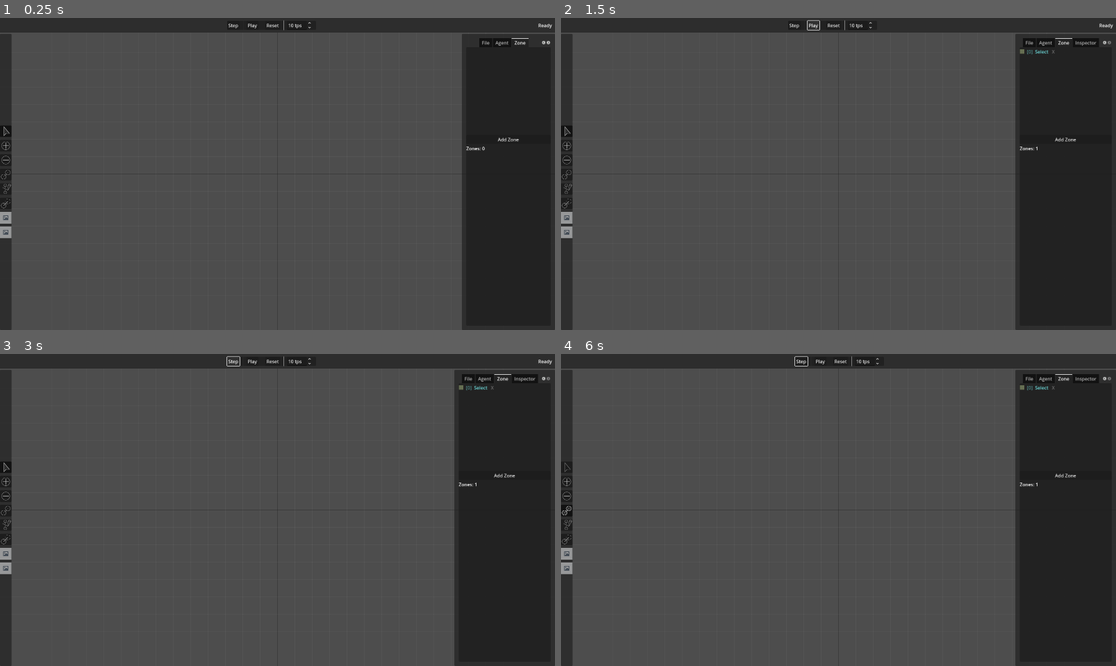
Above: before the commit, frames 1-4 (two rows, left to right).
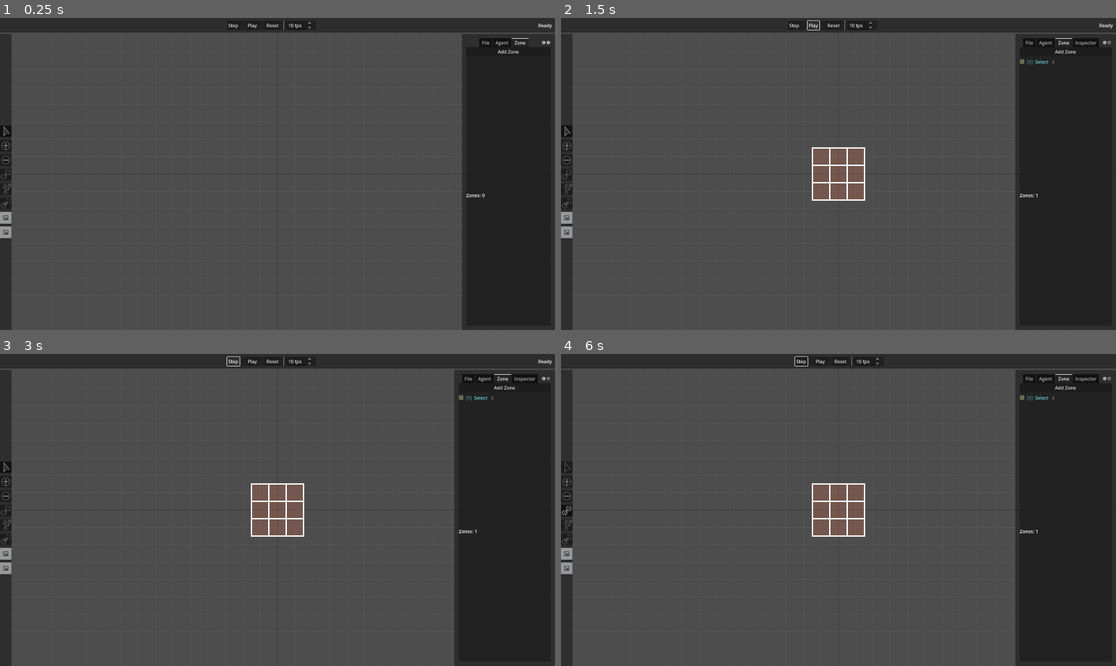
Above: after the commit, the same moments.

Repository: Code-SorceryLab/Procedural-Graph-Tools
Game: Godot game, scene res://scenes/game_player.tscn
Two runs of this game, one before a commit and one after it. Both use one fixed random seed, a clock stepped at 60 frames per second and the inputs below.
Inputs (mouse positions are in pixels of both pictures, inside the frame that each line leads up to):
- Up to frame 1 (0.25 s): no input
- Up to frame 2 (1.5 s): click "Add Zone" at 0.5 s; click "Play" at 1.25 s
- Up to frame 3 (3 s): click "Play" at 2 s; click "Step" at 2.75 s
- Up to frame 4 (6 s): click (566, 466) at 3.5 s; click (566, 481) at 4.27 s; click (566, 497) at 5.02 s; click (566, 510) at 5.77 s

The runs differ from the first frame. In frame 1, 0.1% of the frame differs, in the area x 83-94%, y 10-58%; in frame 2, 1.8%, in the area x 45-93%, y 10-59%; in frame 3, 1.8%; in frame 4, 1.8%.

Commit message:
Zone Spawning Behaviour
Zones that spawn when "create zone" is clicked, now dynamically spawn at various locations depending on the selected nodes.

Diff:
--- a/graph-tools/scenes/game_player.tscn
+++ b/graph-tools/scenes/game_player.tscn
@@ -360,20 +360,22 @@
 layout_mode = 2
 metadata/_tab_index = 3
 
+[node name="BtnAddZone" type="Button" parent="UI/MainLayout/Workspace/Sidebar/Margin/TabContainer/Zone"]
+layout_mode = 2
+text = "Add Zone"
+
 [node name="ScrollContainer" type="ScrollContainer" parent="UI/MainLayout/Workspace/Sidebar/Margin/TabContainer/Zone"]
-custom_minimum_size = Vector2(0, 300)
-layout_mode = 2
+custom_minimum_size = Vector2(0, 40)
+layout_mode = 2
+size_flags_vertical = 3
 horizontal_scroll_mode = 0
 
 [node name="ZoneList" type="VBoxContainer" parent="UI/MainLayout/Workspace/Sidebar/Margin/TabContainer/Zone/ScrollContainer"]
 layout_mode = 2
 
-[node name="BtnAddZone" type="Button" parent="UI/MainLayout/Workspace/Sidebar/Margin/TabContainer/Zone"]
-layout_mode = 2
-text = "Add Zone"
-
 [node name="LblStats" type="Label" parent="UI/MainLayout/Workspace/Sidebar/Margin/TabContainer/Zone"]
 layout_mode = 2
+size_flags_vertical = 3
 text = "Stats: "
 
 [node name="Inspector" type="VBoxContainer" parent="UI/MainLayout/Workspace/Sidebar/Margin/TabContainer"]
--- a/graph-tools/scripts/controllers/zone_controller.gd
+++ b/graph-tools/scripts/controllers/zone_controller.gd
@@ -35,13 +35,54 @@
 # ==============================================================================
 
 func _on_add_zone_pressed() -> void:
-	# Create a random color for distinctness
+	# 1. Create Zone
 	var random_color = Color.from_hsv(randf(), 0.6, 0.8, 0.3)
 	var new_zone = GraphZone.new("New Zone", random_color)
 
+	var graph = graph_editor.graph
+	var spacing = GraphSettings.GRID_SPACING
+
+	# CASE A: Nodes are Selected -> Wrap them!
+	if not graph_editor.selected_nodes.is_empty():
+		for id in graph_editor.selected_nodes:
+			if graph.nodes.has(id):
+				var pos = graph.nodes[id].position
+
+				# 1. Register Logic
+				new_zone.register_node(id)
+
+				# 2. Register Visuals (Smart 2x2 Patch)
+				# This creates the "tight fit" look around your selection
+				new_zone.add_patch_at_world_pos(pos, spacing, 0)
+
+	# CASE B: No Selection -> Spawn a "Landing Pad"
+	else:
+		var spawn_pos = Vector2.ZERO
+
+		# Find graph center (if nodes exist)
+		if graph and not graph.nodes.is_empty():
+			var sum = Vector2.ZERO
+			var count = 0
+			for id in graph.nodes:
+				sum += graph.nodes[id].position
+				count += 1
+				if count >= 10: break # Optimization
+			if count > 0:
+				spawn_pos = sum / count
+
+		# Paint a larger 3x3 patch so it's easy to see
+		new_zone.add_patch_at_world_pos(spawn_pos, spacing, 1)
+
+		# Auto-capture any lucky nodes sitting exactly on the landing pad
+		if graph:
+			for id in graph.nodes:
+				# Check if node center is inside the new 3x3 grid
+				var node_grid = Vector2i(round(graph.nodes[id].position.x / spacing.x), round(graph.nodes[id].position.y / spacing.y))
+				if new_zone.has_cell(node_grid):
+					new_zone.register_node(id)
+
+	# 3. Commit
 	graph_editor.add_zone(new_zone)
-
-	# Auto-select the new zone immediately
 	graph_editor.set_zone_selection([new_zone])
 
 func _full_zone_rebuild() -> void:
--- a/graph-tools/scripts/strategies/strategy_ca.gd
+++ b/graph-tools/scripts/strategies/strategy_ca.gd
@@ -7,9 +7,10 @@
 func _init() -> void:
 	strategy_name = "Cellular Automata (Cave)"
 	reset_on_generate = true
+	supports_zones = true # [NEW] Enable zone support
 
 func get_settings() -> Array[Dictionary]:
-	return [
+	var settings: Array[Dictionary] = [
 		{
 			"name": "width",
 			"type": TYPE_INT,
@@ -40,14 +41,23 @@
 		}
 	]
 
+	# [NEW] Add Zone Toggle (Defaulting to TRUE as requested)
+	if supports_zones:
+		var zone_def = _get_zone_setting_def()
+		zone_def["default"] = true
+		settings.append(zone_def)
+
+	return settings
+
 # ==============================================================================
 # EXECUTION LOGIC
 # ==============================================================================
 func execute(recorder: GraphRecorder, params: Dictionary) -> void:
-	var w = params.get("width", 20)
-	var h = params.get("height", 15)
-	var fill = params.get("fill_percent", 45) / 100.0
-	var steps = params.get("iterations", 4)
+	var w = int(params.get("width", 20))
+	var h = int(params.get("height", 15))
+	var fill = int(params.get("fill_percent", 45)) / 100.0
+	var steps = int(params.get("iterations", 4))
+	var use_zones = bool(params.get("use_zones", true)) # [NEW]
 
 	# 1. Initialize Random Grid
 	var grid = _initialize_grid(w, h, fill)
@@ -58,27 +68,31 @@
 
 	# 3. Convert Grid to Graph Nodes
 	var final_nodes = []
+	var spacing = GraphSettings.GRID_SPACING
 
-	# [REFACTOR] Use Vector Spacing
-	var spacing = GraphSettings.GRID_SPACING
+	# [NEW] Start Zone Context
+	if use_zones:
+		recorder.start_zone("Cave System", Color(0.6, 0.4, 0.2, 0.3)) # Brownish tint
 
 	for x in range(w):
 		for y in range(h):
 			if grid[x][y]:
 				var id = "ca:%d:%d" % [x, y]
-
-				# Use distinct X and Y spacing
 				var pos = Vector2(x * spacing.x, y * spacing.y)
 
-				# Add Node
+				# Add Node (Recorder automatically handles zone registration + 3x3 patch)
 				recorder.add_node(id, pos)
 				final_nodes.append(id)
 
-				# 4. Create Connections (Directly using Graph API)
+				# 4. Create Connections
 				if x > 0 and grid[x-1][y]:
 					recorder.add_edge(id, "ca:%d:%d" % [x-1, y])
 				if y > 0 and grid[x][y-1]:
 					recorder.add_edge(id, "ca:%d:%d" % [x, y-1])
+
+	# [NEW] End Zone Context
+	if use_zones:
+		recorder.end_zone()
 
 	# 5. Output Highlight info
 	params["out_highlight_nodes"] = final_nodes
@@ -86,6 +100,7 @@
 # ==============================================================================
 # INTERNAL SIMULATION HELPERS
 # ==============================================================================
+# (Helpers remain strictly logical, no zone logic needed here)
 
 func _initialize_grid(w: int, h: int, fill_prob: float) -> Array:
 	var grid = []
@@ -98,8 +113,7 @@
 
 func _run_simulation_step(old_grid: Array, w: int, h: int) -> Array:
 	var new_grid = []
-
-	# Create fresh array structure
+	# Create structure
 	for x in range(w):
 		var col = []
 		col.resize(h)
--- a/graph-tools/scripts/strategies/strategy_grid.gd
+++ b/graph-tools/scripts/strategies/strategy_grid.gd
@@ -4,42 +4,49 @@
 # --- PERSISTENCE CACHE ---
 static var _cache_width: int = 10
 static var _cache_height: int = 10
-static var _cache_spacing_x: int = 60 # [CHANGED] Split X
-static var _cache_spacing_y: int = 60 # [CHANGED] Split Y
+static var _cache_spacing_x: int = 60
+static var _cache_spacing_y: int = 60
 static var _cache_sync: bool = true
 
 func _init() -> void:
 	strategy_name = "Grid Layout"
 	reset_on_generate = true
 	supports_grow = false
+	supports_zones = true # [NEW] Enable the zone architecture
 
 func get_settings() -> Array[Dictionary]:
 	# Initialize defaults from global if cache is untouched
 	if _cache_spacing_x == 0: _cache_spacing_x = int(GraphSettings.GRID_SPACING.x)
 	if _cache_spacing_y == 0: _cache_spacing_y = int(GraphSettings.GRID_SPACING.y)
 
-	return [
+	var settings: Array[Dictionary] = [
 		{ "name": "width", "type": TYPE_INT, "default": _cache_width, "min": 1, "max": 50, "hint": GraphSettings.PARAM_TOOLTIPS.common.width },
 		{ "name": "height", "type": TYPE_INT, "default": _cache_height, "min": 1, "max": 50, "hint": GraphSettings.PARAM_TOOLTIPS.common.height },
 
-		# [CHANGED] Use simple Integers instead of Vector2 to ensure UI Controller compatibility
+		# Spacing Controls
 		{ "name": "spacing_x", "type": TYPE_INT, "default": _cache_spacing_x, "min": 10, "max": 500, "step": 10, "hint": "Horizontal distance between nodes." },
 		{ "name": "spacing_y", "type": TYPE_INT, "default": _cache_spacing_y, "min": 10, "max": 500, "step": 10, "hint": "Vertical distance between nodes." },
 
 		{ "name": "sync_global", "type": TYPE_BOOL, "default": _cache_sync, "hint": "Update editor grid to match." }
 	]
 
+	# [NEW] Add the standardized Zone Toggle (if supported)
+	if supports_zones:
+		settings.append(_get_zone_setting_def())
+
+	return settings
+
 func execute(graph: GraphRecorder, params: Dictionary) -> void:
 	# 1. Extract
 	var width = int(params.get("width", _cache_width))
 	var height = int(params.get("height", _cache_height))
 
-	# [CHANGED] Reconstruct Vector from separate params
 	var sp_x = int(params.get("spacing_x", _cache_spacing_x))
 	var sp_y = int(params.get("spacing_y", _cache_spacing_y))
 	var spacing = Vector2(sp_x, sp_y)
 
 	var sync = params.get("sync_global", _cache_sync)
+	var use_zones = bool(params.get("use_zones", false)) # [NEW]
 
 	# 2. Update Cache
 	_cache_width = width
@@ -52,8 +59,13 @@
 	if sync:
 		GraphSettings.set_global_grid_spacing(spacing)
 
-	var start_x = -int(width / 2) * spacing.x
-	var start_y = -int(height / 2) * spacing.y
+	# Start Zone Context
+	if use_zones:
+		graph.start_zone("Grid Area", Color(0.2, 1.0, 0.2, 0.2)) # Greenish tint
+
+	# Use 2.0 to force float division, silencing the integer division warning
+	var start_x = -int(width / 2.0) * spacing.x
+	var start_y = -int(height / 2.0) * spacing.y
 
 	for x in range(width):
 		for y in range(height):
@@ -61,6 +73,7 @@
 			var pos_y = start_y + (y * spacing.y)
 			var id = "grid:%d:%d" % [x, y]
 
+			# Just call add_node. The Recorder handles registration & patching automatically.
 			graph.add_node(id, Vector2(pos_x, pos_y))
 
 			if x > 0:
@@ -69,3 +82,7 @@
 			if y > 0:
 				var up_id = "grid:%d:%d" % [x, y - 1]
 				if graph.nodes.has(up_id): graph.add_edge(id, up_id)
+
+	# End Zone Context
+	if use_zones:
+		graph.end_zone()
--- a/graph-tools/scripts/strategies/strategy_polar.gd
+++ b/graph-tools/scripts/strategies/strategy_polar.gd
@@ -5,16 +5,23 @@
 	strategy_name = "Polar Wedges"
 	reset_on_generate = true
 	supports_grow = false
+	supports_zones = true # [NEW] Enable standardized zone support
 
 func get_settings() -> Array[Dictionary]:
-	return [
+	var settings: Array[Dictionary] = [
 		{ "name": "wedges", "type": TYPE_INT, "default": 6, "min": 3, "max": 32, "hint": GraphSettings.PARAM_TOOLTIPS.polar.wedges },
 		{ "name": "radius", "type": TYPE_INT, "default": 8, "min": 2, "max": 50, "hint": GraphSettings.PARAM_TOOLTIPS.polar.radius },
 		{ "name": "use_jitter", "type": TYPE_BOOL, "default": false, "hint": GraphSettings.PARAM_TOOLTIPS.polar.jitter },
-		{ "name": "jitter_amount", "type": TYPE_FLOAT, "default": 10.0, "min": 0.0, "max": 50.0, "hint": GraphSettings.PARAM_TOOLTIPS.polar.amount },
-		# [NEW] Add the toggle so the user can actually control it
-		{ "name": "use_zones", "type": TYPE_BOOL, "default": true, "label": "Generate Zone" }
+		{ "name": "jitter_amount", "type": TYPE_FLOAT, "default": 10.0, "min": 0.0, "max": 50.0, "hint": GraphSettings.PARAM_TOOLTIPS.polar.amount }
 	]
+
+	# Use Standardized Helper
+	if supports_zones:
+		var zone_def = _get_zone_setting_def()
+		zone_def["default"] = true
+		settings.append(zone_def)
+
+	return settings
 
 func execute(graph: GraphRecorder, params: Dictionary) -> void:
 	var wedge_count = int(params.get("wedges", 6))
@@ -22,26 +29,19 @@
 	var use_jitter = params.get("use_jitter", false)
 	var jitter_amount = float(params.get("jitter_amount", 10.0)) if use_jitter else 0.0
 	var merge_overlaps = params.get("merge_overlaps", true)
-	# [NEW] Get the toggle
-	var use_zones = params.get("use_zones", true)
+	var use_zones = bool(params.get("use_zones", true))
 
 	var spacing = GraphSettings.GRID_SPACING
 
-	# --- 1. CREATE ZONE ---
-	# We create it locally, but only populate it if use_zones is true
-	var my_zone = GraphZone.new("Polar Area", Color(0.0, 0.8, 1.0, 0.2))
-	my_zone.allow_new_nodes = false
-	my_zone.traversal_cost = 0.0
+	# 1. START ZONE CONTEXT
+	if use_zones:
+		graph.start_zone("Polar Area", Color(0.0, 0.8, 1.0, 0.2))
 
 	# --- 2. GENERATE NODES ---
 	var center_id = "polar:0:0:0"
 	if not graph.nodes.has(center_id):
+		# Automatic Registration happens inside add_node now!
 		graph.add_node(center_id, Vector2.ZERO)
-
-		if use_zones:
-			my_zone.register_node(center_id)
-			# [FIX] Use the new GraphZone API instead of the dead local helper
-			my_zone.add_patch_at_world_pos(Vector2.ZERO, spacing, 0)
 
 	for w in range(wedge_count):
 		var wedge_angle = (TAU / wedge_count) * w
@@ -63,18 +63,11 @@
 				if merge_overlaps and not graph.get_node_at_position(final_pos, 5.0).is_empty():
 					continue
 
+				# Automatic Registration + Smart 2x2 Patch happens here
 				graph.add_node(id, final_pos)
 
-				# --- ZONE REGISTRATION ---
-				if use_zones:
-					# 1. Register Logic (Roster)
-					my_zone.register_node(id)
-
-					# 2. Register Visuals (Smart 2x2 Patch)
-					my_zone.add_patch_at_world_pos(final_pos, spacing, 0)
 
 	# --- 3. GENERATE CONNECTIONS ---
-	# (Logic unchanged)
 	for w in range(wedge_count):
 		for r in range(1, max_radius_steps + 1):
 			for s in range(r):
@@ -100,6 +93,6 @@
 					if graph.nodes.has(seam_neighbor):
 						graph.add_edge(id, seam_neighbor)
 
-	# --- 4. FINALIZE ---
+	# 4. END ZONE CONTEXT
 	if use_zones:
-		graph.add_zone(my_zone)
+		graph.end_zone()
